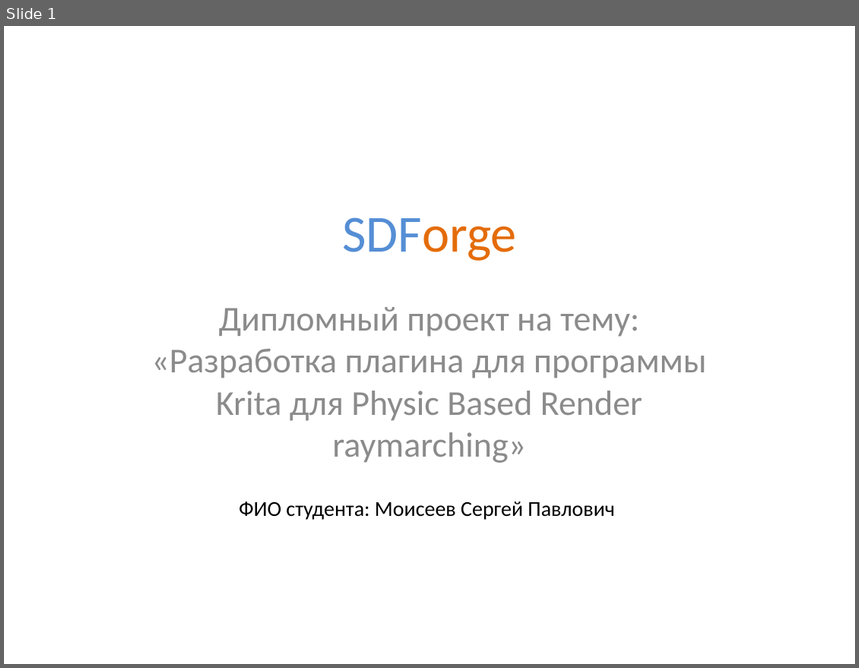
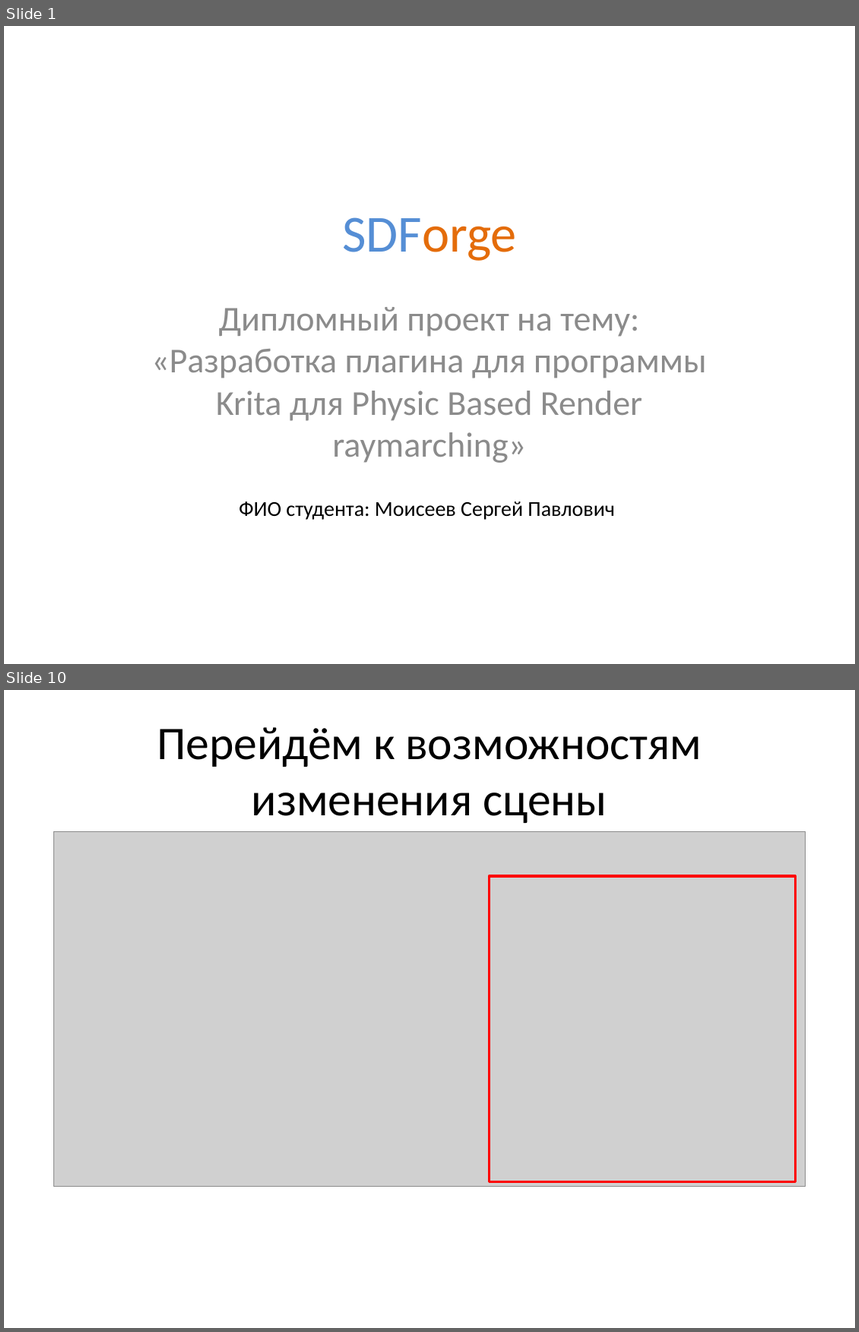
Before and after one commit to lomovoyPlayer/SDForge, a slide deck: SDForge/docs/SDForge Презентация.pptx. Shown one above the other, each under a label of ours: slide 1 before the commit, slides 1 and 10 after it; the slides between them are not shown. The pictures are 859x668 and 859x1332 pixels, drawn with LibreOffice and Linux fonts; fonts in the diff are those of the drawing; grey boxes stand for pictures. Boxes give left, top, right and bottom in pixels: in the first picture for what was removed or moved away, otherwise in the second. Text is boxed around its words. In the diff, an @@ line names an element or a change of style, - is before the commit and + after.

```diff
--- a/SDForge/docs/SDForge Презентация.pptx
+++ b/SDForge/docs/SDForge Презентация.pptx
@@ slide 10 added at [4,690,855,1328], background #FFFFFF @@
@@ title added at [157,727,702,823], 39.6 pt, text #000000 @@
+Перейдём к возможностям изменения сцены
@@ picture added at [53,831,806,1186] @@
@@ rectangle added at [489,876,794,1182], outline #FF0000 2 pt @@
```
Also in this commit, not shown: 23 other slides added, 1 slide removed, 3 other files.
